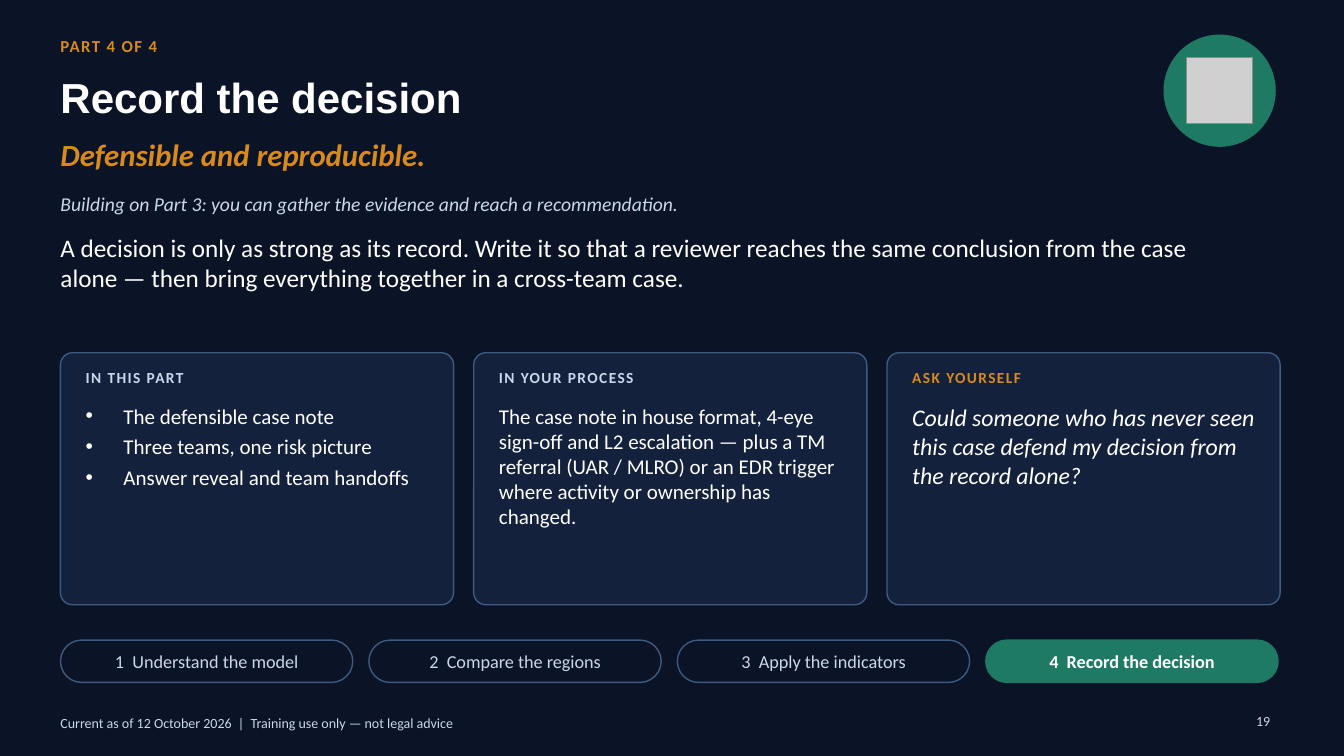
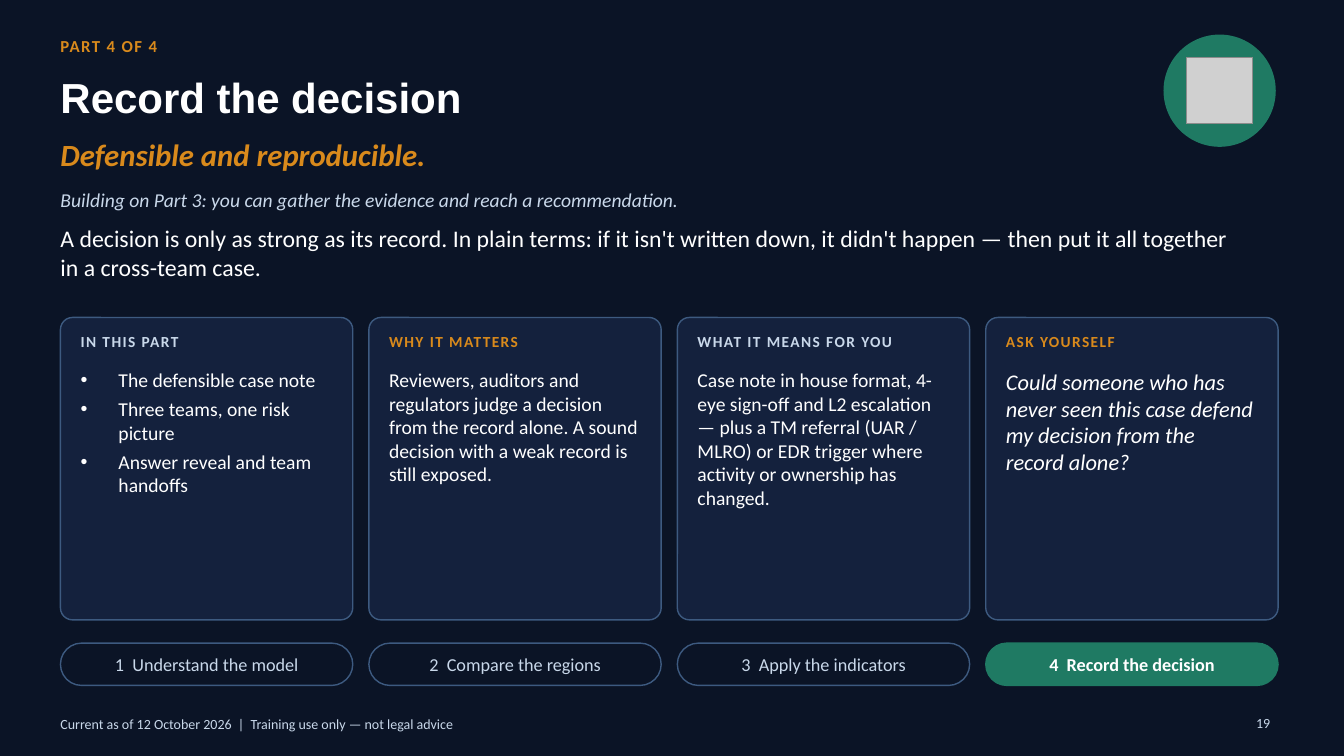
Before and after one commit to danielslonim-art/Screening, a slide deck: slide 19 of training/sanctions-in-practice-2026-10/sanctions-in-practice-analyst-edition.pptx. Drawn at 1344x756 pixels with LibreOffice and Linux fonts; fonts in the diff are those of the drawing; grey boxes stand for pictures. Boxes give left, top, right and bottom in pixels: in the first picture for what was removed or moved away, otherwise in the second. Text is boxed around its words. In the diff, an @@ line names an element or a change of style, - is before the commit and + after.

```diff
--- a/training/sanctions-in-practice-2026-10/sanctions-in-practice-analyst-edition.pptx
+++ b/training/sanctions-in-practice-2026-10/sanctions-in-practice-analyst-edition.pptx
@@ text "Building on Part 3: you ...": place and size @@
-text "Building on Part 3: you ..." at [60, 197, 678, 215]
+text "Building on Part 3: you ..." at [60, 193, 678, 211]
@@ text at [60, 230, 1227, 276]: text changed; size 18 to 17 pt @@
-A decision is only as strong as its record. Write it so that a reviewer reaches the same conclusion from the case alone — then bring everything together in a cross-team case.
+A decision is only as strong as its record. In plain terms: if it isn't written down, it didn't happen — then put it all together in a cross-team case.
@@ rounded rectangle: place and size @@
-rounded rectangle at [60, 353, 454, 605]
+rounded rectangle at [60, 318, 353, 620]
@@ rounded rectangle: place and size @@
-rounded rectangle at [474, 353, 867, 605]
+rounded rectangle at [369, 318, 661, 620]
@@ proportions changed in 3 elements at [60, 318, 353, 620], [369, 318, 661, 620], [678, 318, 970, 620] @@
@@ rounded rectangle: place and size @@
-rounded rectangle at [887, 353, 1280, 605]
+rounded rectangle at [678, 318, 970, 620]
@@ rounded rectangle added at [986, 318, 1278, 620], fill #14213D, outline #3D5A80 1 pt @@
@@ text "IN THIS PART": place and size @@
-text "IN THIS PART" at [86, 373, 184, 383]
+text "IN THIS PART" at [81, 337, 179, 347]
@@ text at [389, 337, 443, 347]: text changed; text colour #C9D8EA to #D98A1C @@
-IN YOUR PROCESS
+WHY IT MATTERS
@@ text added at [697, 337, 892, 347], 11 pt, text #C9D8EA, bold @@
+WHAT IT MEANS FOR YOU
@@ text "ASK YOURSELF": place and size @@
-text "ASK YOURSELF" at [912, 373, 1021, 383]
+text "ASK YOURSELF" at [1006, 337, 1115, 347]
@@ text "The defensible case note": place and size @@
-text "The defensible case note" at [123, 409, 408, 485]
+text "The defensible case note" at [118, 373, 316, 492]
@@ text "The defensible case note" at [118, 373, 316, 492]: size 15 to 14 pt @@
@@ text added at [389, 373, 638, 484], 14 pt, text #FFFFFF @@
+Reviewers, auditors and regulators judge a decision from the record alone. A sound decision with a weak record is still exposed.
@@ text at [697, 373, 932, 509]: text changed; size 15 to 14 pt @@
-The case note in house format, 4-eye sign-off and L2 escalation — plus a TM referral (UAR / MLRO) or an EDR trigger where activity or ownership has changed.
+Case note in house format, 4-eye sign-off and L2 escalation — plus a TM referral (UAR / MLRO) or EDR trigger where activity or ownership has changed.
@@ text "Could someone who has never ...": place and size @@
-text "Could someone who has never ..." at [912, 409, 1254, 484]
+text "Could someone who has never ..." at [1006, 374, 1253, 470]
@@ text "Could someone who has never ..." at [1006, 374, 1253, 470]: size 17 to 16 pt @@
```
Also in this commit, not shown: 23 other slides changed, 2 other files.
